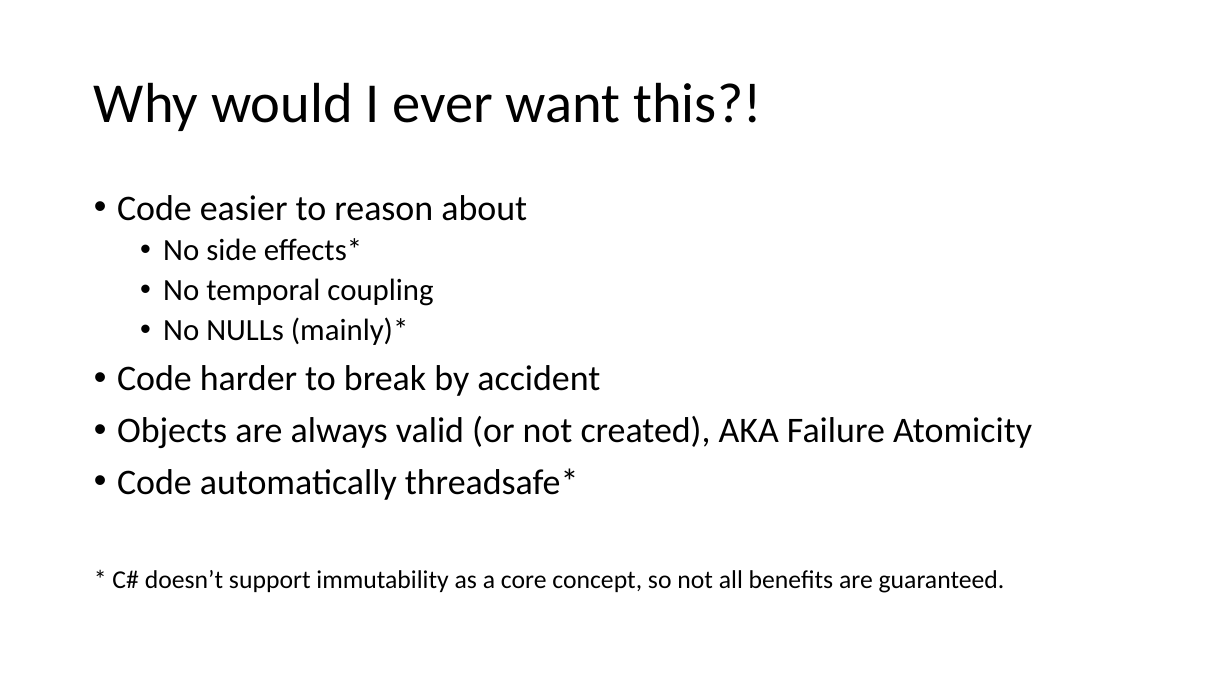
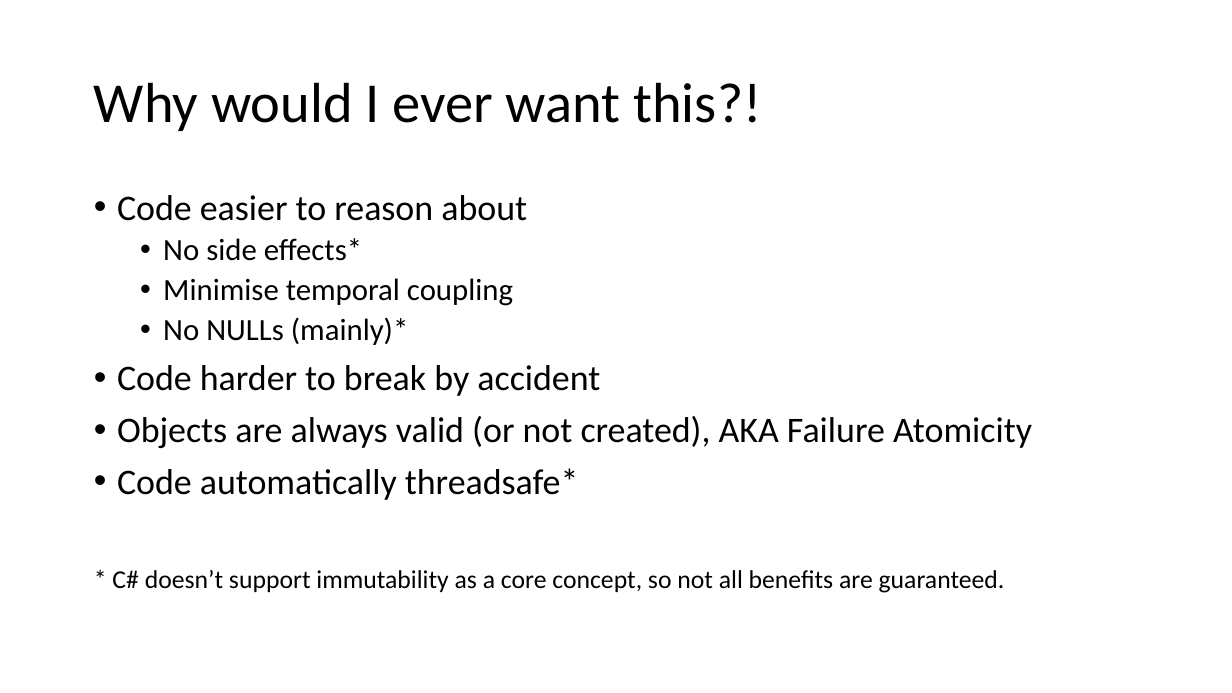
Before and after one commit to relentless/ImmutabilityDojo, a slide deck: slide 6 of Immutability Dojo.pptx. Drawn at 1232x693 pixels with LibreOffice and Linux fonts; fonts in the diff are those of the drawing. Boxes give left, top, right and bottom in pixels: in the first picture for what was removed or moved away, otherwise in the second. Text is boxed around its words. In the diff, an @@ line names an element or a change of style, - is before the commit and + after.

```diff
--- a/Immutability Dojo.pptx
+++ b/Immutability Dojo.pptx
@@ text at (163, 278, 513, 306): text changed @@
-  • No temporal coupling
+  • Minimise temporal coupling
```
Also in this commit, not shown: 3 other slides changed, 5 slides added, 1 other file.
